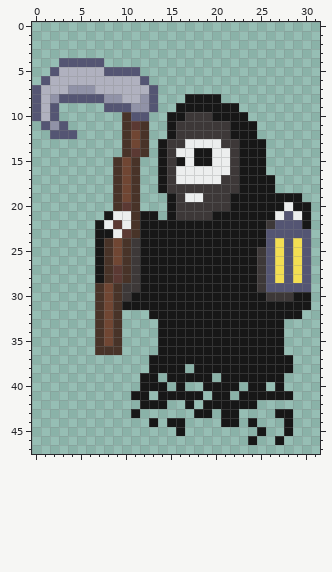
A pixel-art file gets an edit: Assets/Sprites/AsepriteSaves/Death.aseprite. This is how it looked before the edit.
32x48 pixels, 1 frame.
And afterwards:
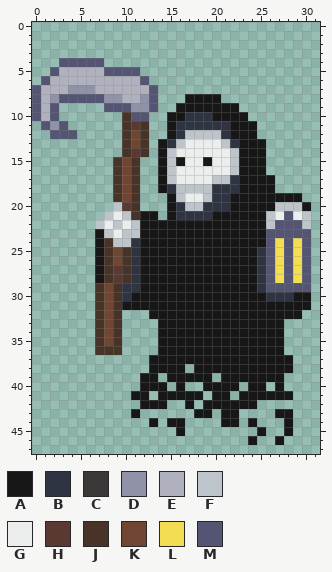
Palette (. is transparent): A #171717  B #2e3442  C #3d3838  D #9092a7  E #b0b1bf  F #bdc5cb  G #eceeee  H #5b3933  J #483328  K #704633  L #f3de53  M #545573
The edit:
Changed rows in their new state; - is an unchanged pixel.
Layers "Syth", "hed":
first column x 7:
10 ----------BBB-----------
11 ---------BBBBBB---------
12 ---------BFFFFB---------
13 --------BF----FB--------
14 --------F--GG--F--------
15 --------F--G---F--------
16 --------F------F--------
17 --------F----FFB--------
18 --------BFFFFBBB--------
19 ---------F--FBB---------
20 --F------BFFBBB-----FFF-
21 -F-F-----BBBB------F---F
22 F-F-F--------------F---F
23 -F-FF-------------------
24 --FFB-------------------
25 ----B-------------B-----
26 ----B-------------B-----
27 ----B-------------B-----
28 ----B-------------B-----
29 ---BB-------------B-----
30 ---B---------------BBB--
Changed places in both pictures, as pixel boxes (x1, y1, x2, y2):
changed: (167, 112, 311, 301)
changed: (95, 202, 140, 301)
